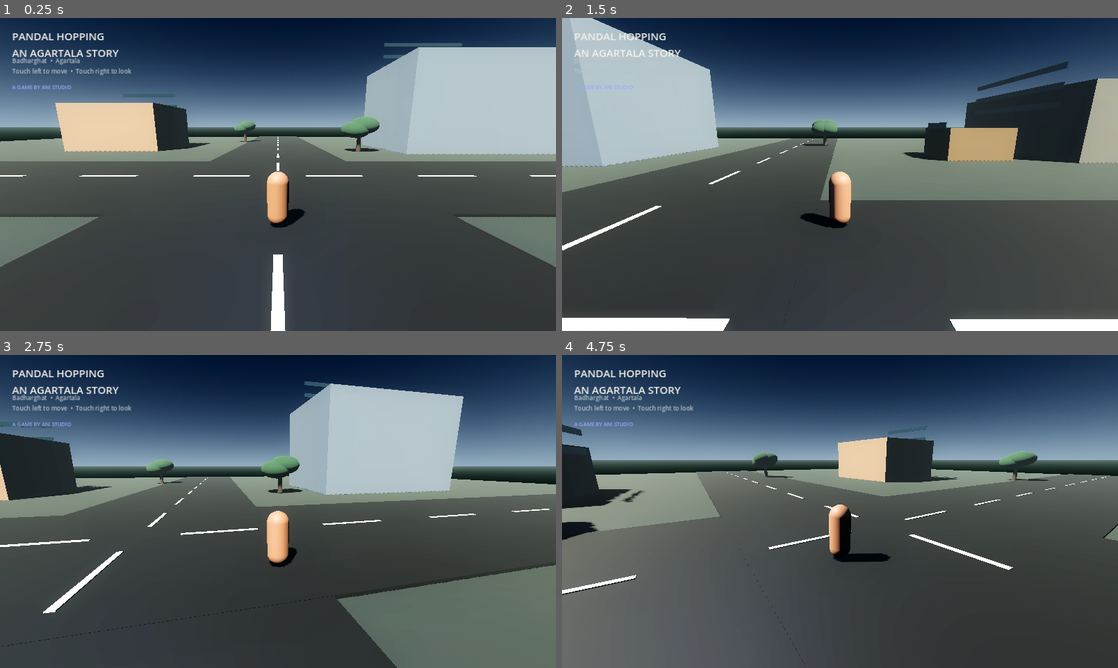
Above: before the commit, frames 1-4 (two rows, left to right).
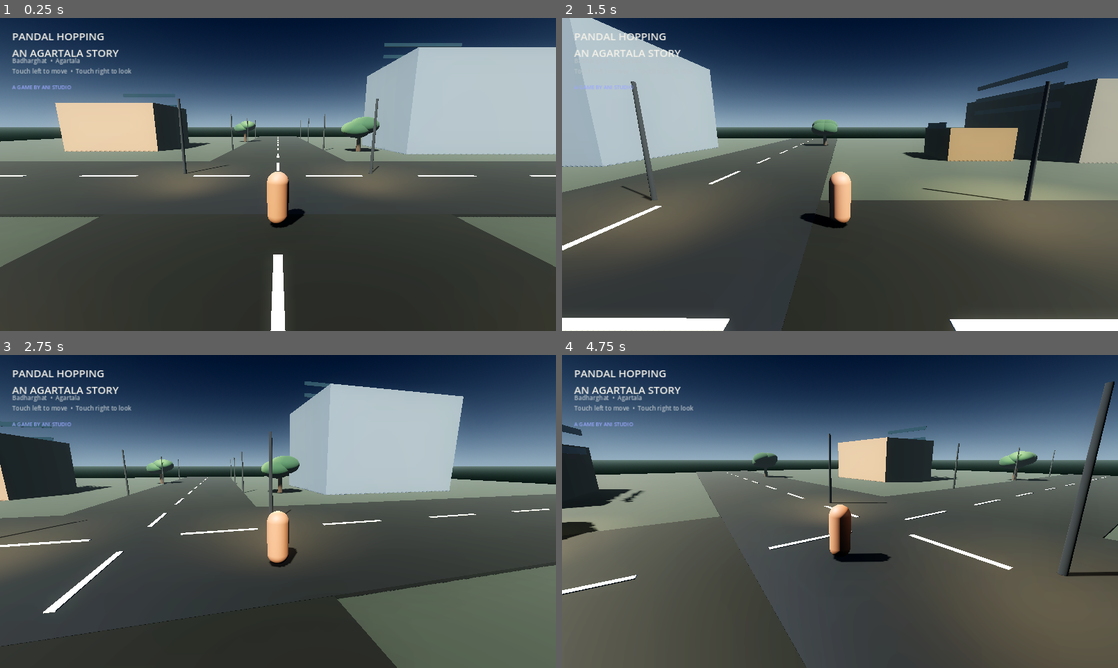
Above: after the commit, the same moments.

Repository: anirudhadebbarma031214-commits/PANDAL-HOPPING-AGARTALA-STORY-GAME
Game: Godot game, scene res://main.tscn
Same seed, same stepped clock (60 frames per second), same inputs: the game is played once before the commit and once after it.
Inputs (mouse positions are in pixels of both pictures, inside the frame that each line leads up to):
- Up to frame 1 (0.25 s): no input
- Up to frame 2 (1.5 s): tap Enter (ui_accept) at 0.5, 0.77 s; move the mouse to (962, 158) at 0.52 s; hold Right (ui_right) 0.53-1.25 s; click (962, 158) at 0.67 s; drag from (728, 190) to (812, 237) at 1.27 s
- Up to frame 3 (2.75 s): move the mouse to (333, 442) at 2.02 s; hold Right (ui_right) from 2.03 s (still down)
- Up to frame 4 (4.75 s): release Right (ui_right) at 2.75 s; drag from (812, 574) to (673, 464) at 2.77 s; move the mouse to (1006, 558) at 3.52 s; hold Left (ui_left) 3.53-4.25 s; tap Enter (ui_accept) at 3.77 s; drag from (673, 464) to (756, 433) at 4.27 s

The runs differ from the first frame. In frame 1, 7.2% of the frame differs, in the area x 24-74%, y 25-100%; in frame 2, 9.4%; in frame 3, 2.6%; in frame 4, 18%, in the area x 6-100%, y 8-100%.
Error before the commit: Invalid assignment of property or key 'mesh' with value of type 'CylinderMesh' on a base object of type 'CylinderMesh'. (res://main.gd:163)

Commit message:
Fix cinematic lighting mesh setup

Diff:
--- a/main.gd
+++ b/main.gd
@@ -160,7 +160,6 @@
 			pm.height = 5.5
 			pm.material = StandardMaterial3D.new()
 			pm.material.albedo_color = Color("#24272b")
-			pm.mesh = pm
 			pole.mesh = pm
 			pole.position = Vector3(x,2.75,z)
 			add_child(pole)
